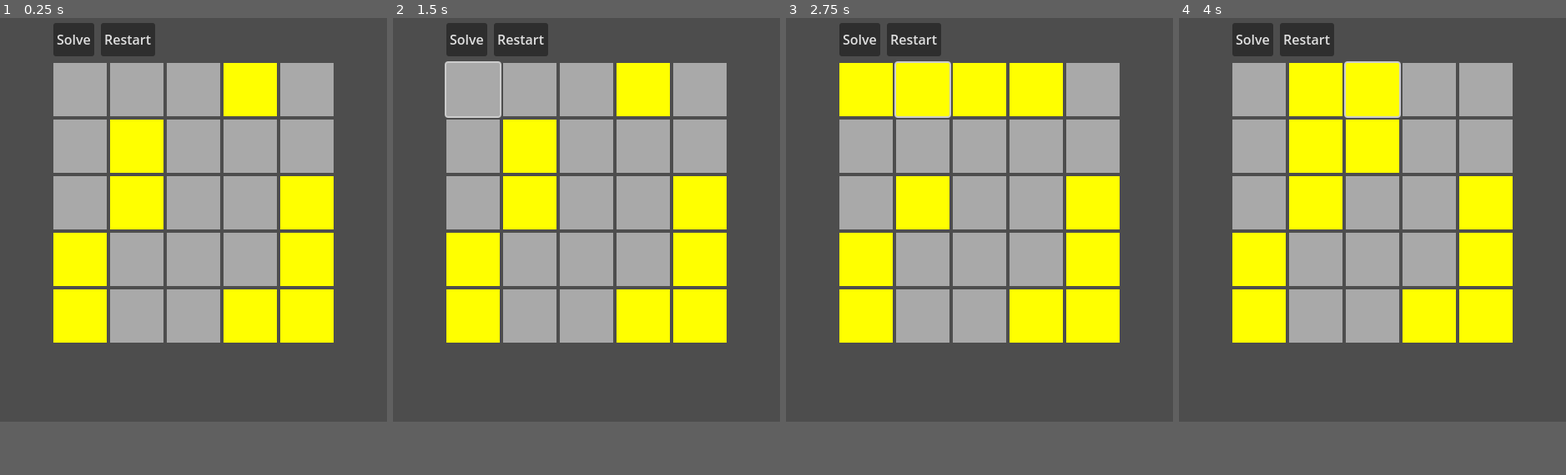
Above: before the commit, frames 1-4 (left to right).
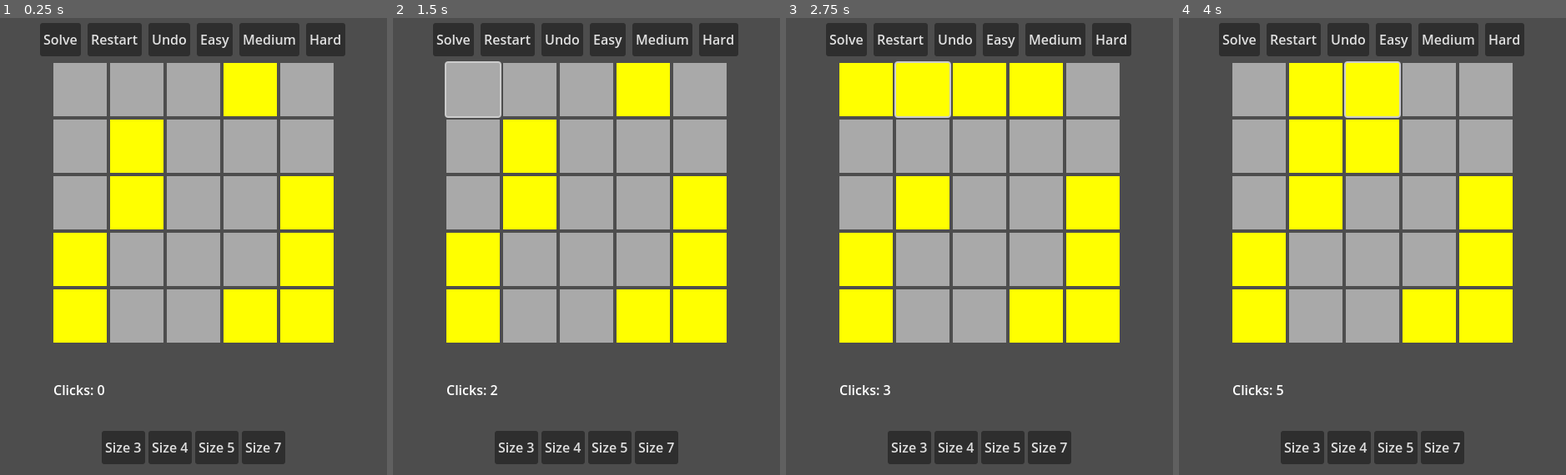
Above: after the commit, the same moments.

Repository: LucasHT22/lucas-out
Game: Godot game, scene res://lights_out.tscn
The game is run twice, just before and just after one commit, with the same random seed, the same clock (stepped at 60 frames per second) and the same inputs.
Inputs (mouse positions are in pixels of both pictures, inside the frame that each line leads up to):
- Up to frame 1 (0.25 s): no input
- Up to frame 2 (1.5 s): click (474, 91) at 0.52 s; click (474, 81) at 1.27 s
- Up to frame 3 (2.75 s): click (921, 91) at 2.02 s
- Up to frame 4 (4 s): click (1314, 81) at 2.77 s; click (1372, 91) at 3.52 s
In our replay, the window is 464x495 before the commit and 464x559 after it. These sizes can differ from the game's own. Grey fills any space a smaller window leaves; there, only what the larger window draws over its background counts as a difference.

The runs differ from the first frame. In frame 1, 7.3% of the frame differs, in the area x 10-90%, y 1-98%; in frame 2, 7.3%; in frame 3, 7.3%; in frame 4, 7.3%.

Commit message:
undo, move count, different modes and more

Diff:
--- a/lights_out.gd
+++ b/lights_out.gd
@@ -1,11 +1,20 @@
 extends Node2D
 
-const GRID_SIZE = 5
-const TILE_SIZE = 64
+var GRID_SIZE: int = 5
+var TILE_SIZE: int = 64
+
+const TOTAL_GRID_PIXELS = 320
 
 var tiles: Array = []
+var click_count: int = 0
+var move_history: Array = []
+var current_difficulty: int = 15
 
 func _ready() -> void:
+	$SizeControls/Size3Button.pressed.connect(_on_size_pressed.bind(3))
+	$SizeControls/Size4Button.pressed.connect(_on_size_pressed.bind(4))
+	$SizeControls/Size5Button.pressed.connect(_on_size_pressed.bind(5))
+	$SizeControls/Size7Button.pressed.connect(_on_size_pressed.bind(7))
 	var border_style = StyleBoxFlat.new()
 	border_style.content_margin_left = 64
 	border_style.content_margin_right = 64
@@ -15,10 +24,27 @@
 	border_style.bg_color = Color(0, 0, 0, 0)
 	$GridBorder.add_theme_stylebox_override("panel", border_style)
 
+	$WinLabel.visible = false
+	$ClickCountLabel.text = "Clicks: 0"
+
+	build_grid()
+	_generate_puzzle(current_difficulty)
+
+func _on_size_pressed(new_size: int):
+	GRID_SIZE = new_size
+	build_grid()
+	_generate_puzzle(current_difficulty)
+
+func build_grid():
+	TILE_SIZE = int(TOTAL_GRID_PIXELS / float(GRID_SIZE))
 	var grid = $GridBorder/GridContainer
+
+	for child in grid.get_children():
+		grid.remove_child(child)
+		child.free()
+	tiles.clear()
+
 	grid.columns = GRID_SIZE
-
-	$WinLabel.visible = false
 
 	for row in range(GRID_SIZE):
 		var tile_row = []
@@ -32,10 +58,11 @@
 			tile_row.append(button)
 		tiles.append(tile_row)
 
-	_generate_puzzle(15)
-
 func _generate_puzzle(num_shuffles: int):
 	$WinLabel.visible = false
+	click_count = 0
+	move_history.clear()
+	$ClickCountLabel.text = "Clicks: 0"
 	randomize()
 
 	for row in range(GRID_SIZE):
@@ -58,6 +85,9 @@
 	_toggle_tile(row + 1, col)
 	_toggle_tile(row, col - 1)
 	_toggle_tile(row, col + 1)
+	move_history.append(Vector2i(row, col))
+	click_count += 1
+	$ClickCountLabel.text = "Clicks: " + str(click_count)
 	check_win()
 
 func _set_tile_color(button: Button, on: bool):
@@ -153,4 +183,33 @@
 
 
 func _on_restart_button_pressed() -> void:
-	_generate_puzzle(15)
+	_generate_puzzle(current_difficulty)
+
+
+func _on_undo_button_pressed() -> void:
+	if move_history.is_empty():
+		return
+	var last_move = move_history.pop_back()
+	_toggle_tile(last_move.x, last_move.y)
+	_toggle_tile(last_move.x - 1, last_move.y)
+	_toggle_tile(last_move.x + 1, last_move.y)
+	_toggle_tile(last_move.x, last_move.y - 1)
+	_toggle_tile(last_move.x, last_move.y + 1)
+	click_count -= 1
+	$ClickCountLabel.text = "Clicks: " + str(click_count)
+	$WinLabel.visible = false
+
+
+func _on_easy_button_pressed() -> void:
+	current_difficulty = 5
+	_generate_puzzle(current_difficulty)
+
+
+func _on_medium_button_pressed() -> void:
+	current_difficulty = 15
+	_generate_puzzle(current_difficulty)
+
+
+func _on_hard_button_pressed() -> void:
+	current_difficulty = 30
+	_generate_puzzle(current_difficulty)
--- a/lights_out.tscn
+++ b/lights_out.tscn
@@ -13,9 +13,9 @@
 layout_mode = 2
 
 [node name="Controls" type="HBoxContainer" parent="."]
-offset_left = 64.0
+offset_left = 48.0
 offset_top = 16.0
-offset_right = 186.0
+offset_right = 414.0
 offset_bottom = 56.0
 theme_override_constants/separation = 8
 
@@ -27,14 +27,67 @@
 layout_mode = 2
 text = "Restart"
 
+[node name="UndoButton" type="Button" parent="Controls"]
+layout_mode = 2
+text = "Undo"
+
+[node name="EasyButton" type="Button" parent="Controls"]
+layout_mode = 2
+text = "Easy"
+
+[node name="MediumButton" type="Button" parent="Controls"]
+layout_mode = 2
+text = "Medium"
+
+[node name="HardButton" type="Button" parent="Controls"]
+layout_mode = 2
+text = "Hard"
+
 [node name="WinLabel" type="Label" parent="."]
-offset_left = 200.0
-offset_top = 15.0
-offset_right = 342.0
-offset_bottom = 60.0
+offset_left = 252.0
+offset_top = 431.0
+offset_right = 394.0
+offset_bottom = 476.0
 theme_override_colors/font_color = Color(0, 1, 0, 1)
 theme_override_font_sizes/font_size = 32
 text = "You won!"
 
+[node name="ClickCountLabel" type="Label" parent="."]
+offset_left = 64.0
+offset_top = 445.0
+offset_right = 104.0
+offset_bottom = 468.0
+text = "Click"
+
+[node name="SizeControls" type="HBoxContainer" parent="."]
+anchors_preset = -1
+offset_left = 122.0
+offset_top = 506.0
+offset_right = 342.0
+offset_bottom = 546.0
+grow_horizontal = 0
+grow_vertical = 0
+
+[node name="Size3Button" type="Button" parent="SizeControls"]
+layout_mode = 2
+text = "Size 3"
+
+[node name="Size4Button" type="Button" parent="SizeControls"]
+layout_mode = 2
+text = "Size 4
+"
+
+[node name="Size5Button" type="Button" parent="SizeControls"]
+layout_mode = 2
+text = "Size 5"
+
+[node name="Size7Button" type="Button" parent="SizeControls"]
+layout_mode = 2
+text = "Size 7"
+
 [connection signal="pressed" from="Controls/SolveButton" to="." method="_on_solve_button_pressed"]
 [connection signal="pressed" from="Controls/RestartButton" to="." method="_on_restart_button_pressed"]
+[connection signal="pressed" from="Controls/UndoButton" to="." method="_on_undo_button_pressed"]
+[connection signal="pressed" from="Controls/EasyButton" to="." method="_on_easy_button_pressed"]
+[connection signal="pressed" from="Controls/MediumButton" to="." method="_on_medium_button_pressed"]
+[connection signal="pressed" from="Controls/HardButton" to="." method="_on_hard_button_pressed"]
--- a/project.godot
+++ b/project.godot
@@ -18,7 +18,7 @@
 [display]
 
 window/size/viewport_width=464
-window/size/viewport_height=495
+window/size/viewport_height=559
 
 [editor_plugins]
 
Not shown, added: assets/Captura de tela 2026-07-21 031143.png.import
